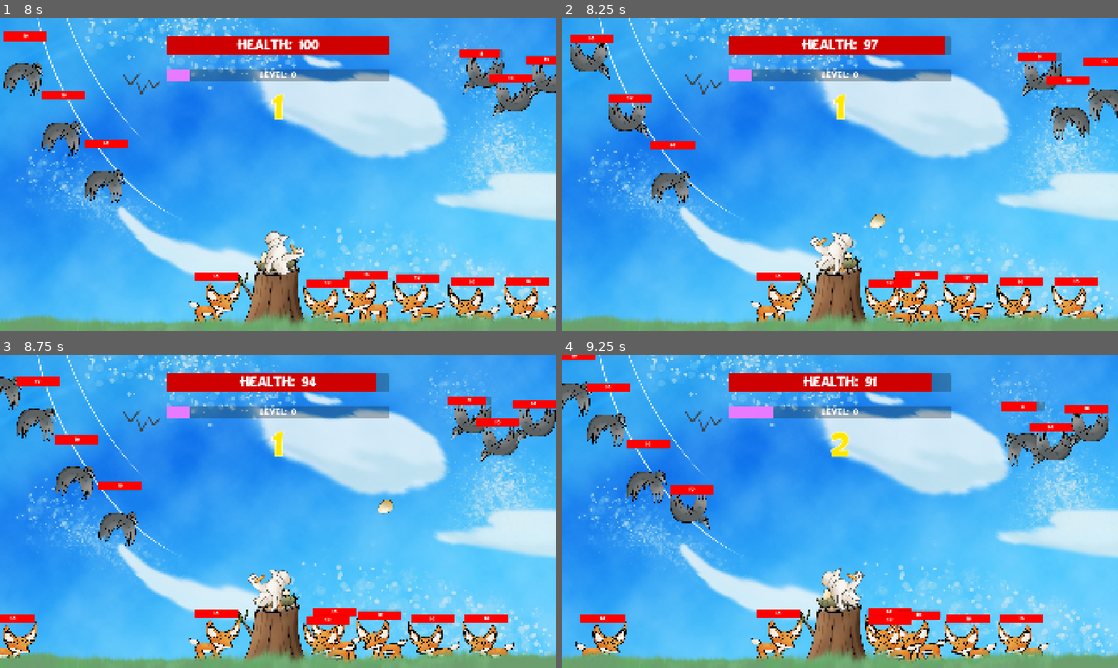
Above: before the commit, frames 1-4 (two rows, left to right).
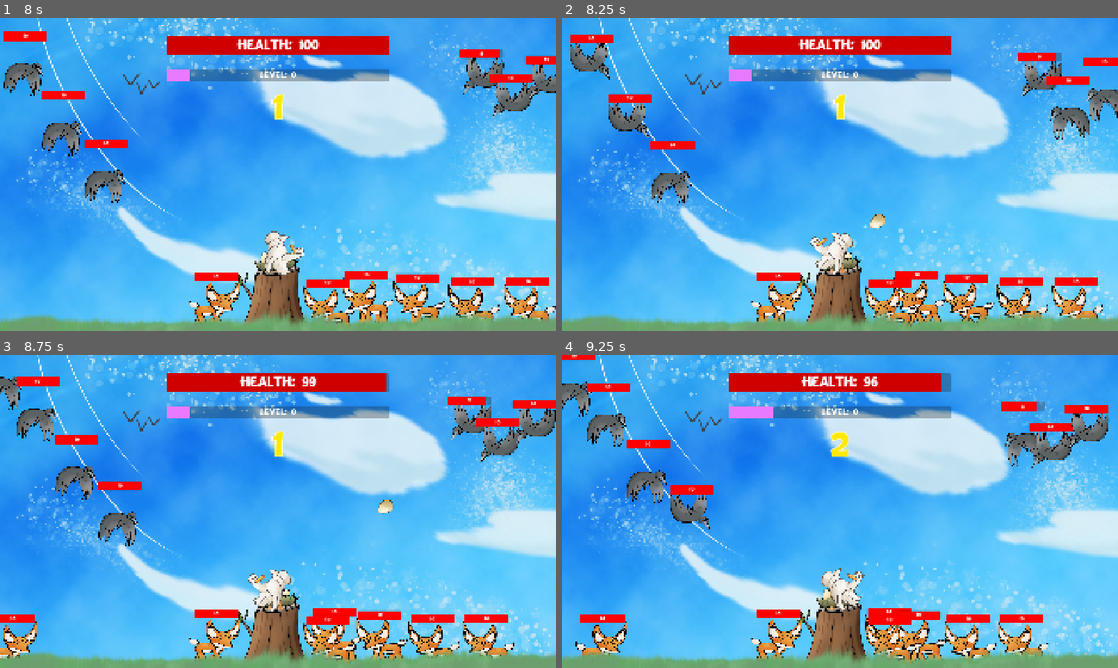
Above: after the commit, the same moments.

Repository: ms5051-hash/HacksComs26
Game: Godot game, scene res://Scenes/mainScene.tscn
Same seed, same stepped clock (60 frames per second), same inputs: the game is played once before the commit and once after it. The engine's default icon, where the game draws it, is replaced by a stand-in: a white triangle on a blue panel in a dark square.
Inputs (mouse positions are in pixels of both pictures, inside the frame that each line leads up to):
- Up to frame 1 (8 s): click "Play" at 0.5 s; click "Play" at 1.25 s; tap Enter at 2 s; move the mouse to (400, 158) at 2.02 s; press the mouse at (400, 158) at 2.03 s; move the mouse to (166, 190) at 2.77 s; release the mouse at (166, 190) at 2.78 s; click (166, 190) at 2.85 s; move the mouse to (333, 105) at 3.52 s; press the mouse at (333, 105) at 3.53 s; move the mouse to (250, 237) at 4.27 s; release the mouse at (250, 237) at 4.28 s; click (250, 237) at 4.35 s; move the mouse to (444, 221) at 5.02 s; press the mouse at (444, 221) at 5.03 s; move the mouse to (111, 127) at 5.77 s; release the mouse at (111, 127) at 5.78 s; click (111, 127) at 5.85 s; move the mouse to (305, 174) at 6.52 s; press the mouse at (305, 174) at 6.53 s; move the mouse to (194, 96) at 7.27 s; release the mouse at (194, 96) at 7.28 s; click (194, 96) at 7.35 s
- Up to frame 2 (8.25 s): move the mouse to (962, 158) at 8.02 s; press the mouse at (962, 158) at 8.03 s
- Up to frame 3 (8.75 s): no input
- Up to frame 4 (9.25 s): move the mouse to (728, 527) at 8.77 s; release the mouse at (728, 527) at 8.78 s; click (728, 527) at 8.85 s

Frame 1 is identical in both runs. In frame 2, 0.4% of the frame differs, in the area x 42-70%, y 5-12%; in frame 3, 0.3%; in frame 4, 0.4%.

Commit message:
added regen

Diff:
--- a/duck-game-2026/Scenes/game.tscn
+++ b/duck-game-2026/Scenes/game.tscn
@@ -76,6 +76,9 @@
 scale = Vector2(0.2, 0.2)
 texture = ExtResource("5_ldgsr")
 
+[node name="Timer" type="Timer" parent="PlayerArea2D" unique_id=2032528299]
+autostart = true
+
 [node name="EnemySpawner" type="Node2D" parent="." unique_id=1191588194 node_paths=PackedStringArray("spawnPoints", "player")]
 script = ExtResource("5_wowpa")
 enemy = ExtResource("6_i6g32")
@@ -392,6 +395,7 @@
 scale = Vector2(1, 1.54)
 texture = ExtResource("19_iivbl")
 
+[connection signal="timeout" from="PlayerArea2D/Timer" to="PlayerArea2D/PlayerSprite2D" method="_on_timer_timeout"]
 [connection signal="area_entered" from="Enemy" to="BulletArea2D" method="_on_enemy_area_entered"]
 [connection signal="area_entered" from="Hawk" to="BulletArea2D" method="_on_hawk_area_entered"]
 [connection signal="pressed" from="UI/CanvasLayer/GameOverPanel/MenuButton" to="UI/CanvasLayer/GameOverPanel" method="_on_menu_button_pressed"]
--- a/duck-game-2026/Scripts/Global.gd
+++ b/duck-game-2026/Scripts/Global.gd
@@ -75,6 +75,8 @@
 const start_sticks_per_kill: int = 2
 const start_score_per_kill: int = 10
 const start_egg_fire_rate: int = 1
+# 2 health every second
+const start_regen: float = 2
 
 # FIELDS HERE
 
@@ -87,7 +89,7 @@
 var egg_damage: float = start_egg_damage
 # egg shots per second
 var egg_fire_rate: float = start_egg_fire_rate
-
+var regen: float = start_regen
 var enemy_base_hp: float = start_enemy_base_hp
 var sticks_per_kill: int = start_sticks_per_kill
 var score_per_kill: int = start_score_per_kill
@@ -177,6 +179,7 @@
 	level_xp_max = start_level_xp_max
 	egg_damage = start_egg_damage
 	egg_fire_rate = start_egg_fire_rate
+	regen = start_regen
 	enemy_base_hp = start_enemy_base_hp
 	sticks_per_kill = start_sticks_per_kill
 	score_per_kill = start_score_per_kill
--- a/duck-game-2026/Scripts/Player.gd
+++ b/duck-game-2026/Scripts/Player.gd
@@ -54,3 +54,10 @@
 		flip_h = true
 		rotation = (-(get_global_mouse_position()-global_position)).angle()
 		offsetValue = -10
+
+
+func _on_timer_timeout() -> void:
+	# handle regen here
+	# happens every second
+	Global.nest_hp += Global.regen
+	pass # Replace with function body.
--- a/duck-game-2026/Scripts/UpgradeHandler.gd
+++ b/duck-game-2026/Scripts/UpgradeHandler.gd
@@ -4,13 +4,14 @@
 	MaxHealth,
 	FireRate,
 	Damage,
-	#Regen
+	Regen
 }
 
 var upgrade_snippets = {
 	Upgrades.MaxHealth: "Increase Max Health",
 	Upgrades.FireRate: "Increase Fire Rate",
-	Upgrades.Damage: "Increase Egg Damage"
+	Upgrades.Damage: "Increase Egg Damage",
+	Upgrades.Regen: "Increase Regen"
 }
 
 @export var array_of_upgrade_buttons: Array[Button]
@@ -112,16 +113,21 @@
 func _process(delta: float) -> void:
 	pass
 
-
-func _on_random_one_pressed() -> void:
-	# Upgrade here
-	match button_upgrade_array[0]:
+func _determine_upgrade(button_num: int) -> void:
+	match button_upgrade_array[button_num]:
 		Upgrades.FireRate:
 			Global.egg_fire_rate *= Global.fire_rate_multiplier
 		Upgrades.MaxHealth:
 			Global.nest_max_hp *= Global.nest_max_hp_multiplier
 		Upgrades.Damage:
 			Global.egg_damage *= Global.egg_damage_multiplier
+		Upgrades.Regen:
+			Global.regen *= Global.regen_multiplier
+	pass
+
+func _on_random_one_pressed() -> void:
+	# Upgrade here
+	_determine_upgrade(0)
 	await _tween_up()
 	if num_of_times_upgraded < Global.level:
 		_tween_down()
@@ -130,13 +136,7 @@
 
 func _on_random_two_pressed() -> void:
 
-	match button_upgrade_array[1]:
-		Upgrades.FireRate:
-			Global.egg_fire_rate *= Global.fire_rate_multiplier
-		Upgrades.MaxHealth:
-			Global.nest_max_hp *= Global.nest_max_hp_multiplier
-		Upgrades.Damage:
-			Global.egg_damage *= Global.egg_damage_multiplier
+	_determine_upgrade(1)
 	await _tween_up()
 	if num_of_times_upgraded < Global.level:
 		_tween_down()
@@ -144,13 +144,8 @@
 
 
 func _on_random_three_pressed() -> void:
-	match button_upgrade_array[2]:
-		Upgrades.FireRate:
-			Global.egg_fire_rate *= Global.fire_rate_multiplier
-		Upgrades.MaxHealth:
-			Global.nest_max_hp *= Global.nest_max_hp_multiplier
-		Upgrades.Damage:
-			Global.egg_damage *= Global.egg_damage_multiplier
+
+	_determine_upgrade(2)
 	await _tween_up()
 	if num_of_times_upgraded < Global.level:
 		_tween_down()
